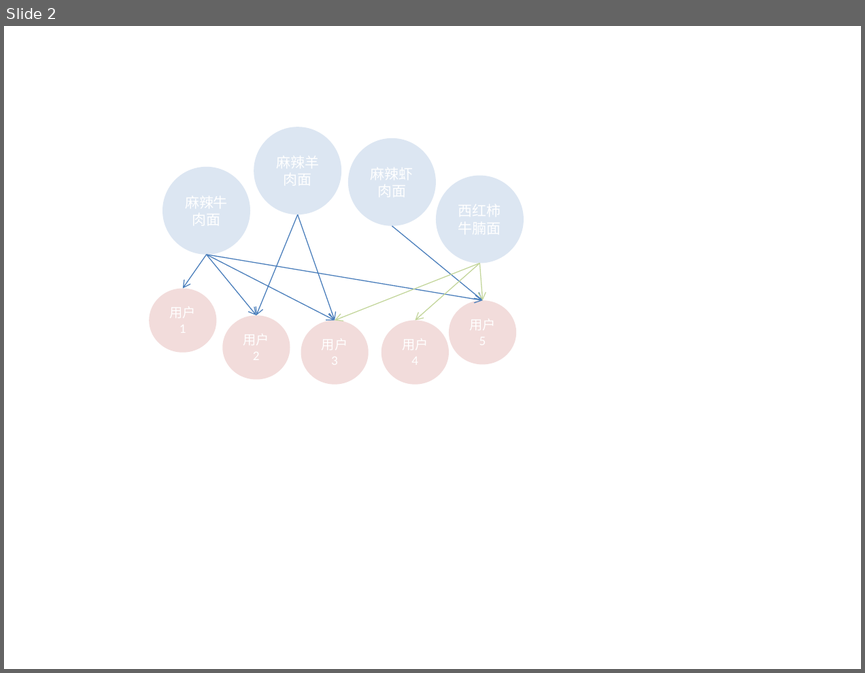
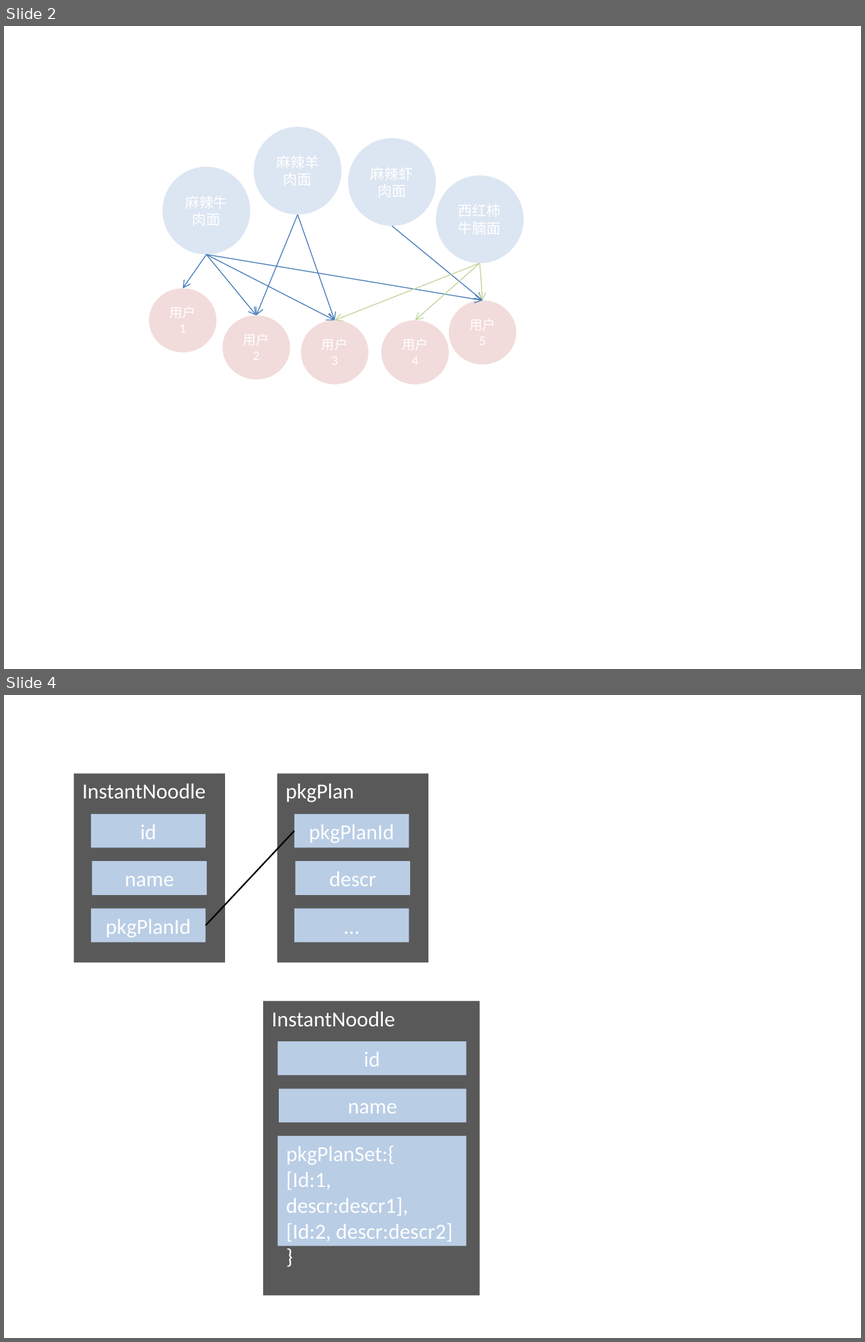
Before and after one commit to Gnnnn/Graduation-project, a slide deck: dbs/数据存储模型.pptx. Shown one above the other, each under a label of ours: slide 2 before the commit, slides 2 and 4 after it; the slides between them are not shown. The pictures are 865x673 and 865x1342 pixels, drawn with LibreOffice and Linux fonts; fonts in the diff are those of the drawing. Boxes give left, top, right and bottom in pixels: in the first picture for what was removed or moved away, otherwise in the second. Text is boxed around its words. In the diff, an @@ line names an element or a change of style, - is before the commit and + after.

```diff
--- a/dbs/数据存储模型.pptx
+++ b/dbs/数据存储模型.pptx
@@ slide 4 added at (4, 695, 861, 1338), background #FFFFFF @@
@@ rectangle added at (74, 774, 225, 962), fill #595959, 18 pt, text #FFFFFF @@
+InstantNoodle
@@ rectangle added at (277, 774, 428, 962), fill #595959, 18 pt, text #FFFFFF @@
+pkgPlan
@@ rectangle added at (90, 814, 205, 847), fill #B9CDE5, 18 pt, text #FFFFFF @@
+id
@@ rectangle added at (294, 814, 409, 847), fill #B9CDE5, 18 pt, text #FFFFFF @@
+pkgPlanId
@@ line added from (205, 926) to (294, 830), #000000 1.25 pt @@
@@ rectangle added at (92, 861, 207, 895), fill #B9CDE5, 18 pt, text #FFFFFF @@
+name
@@ rectangle added at (295, 861, 410, 895), fill #B9CDE5, 18 pt, text #FFFFFF @@
+descr
@@ rectangle added at (90, 909, 205, 942), fill #B9CDE5, 18 pt, text #FFFFFF @@
+pkgPlanId
@@ rectangle added at (294, 909, 409, 942), fill #B9CDE5, 18 pt, text #FFFFFF @@
+…
@@ rectangle added at (264, 1001, 481, 1295), fill #595959, 18 pt, text #FFFFFF @@
+InstantNoodle
@@ rectangle added at (277, 1041, 466, 1074), fill #B9CDE5, 18 pt, text #FFFFFF @@
+id
@@ rectangle added at (279, 1088, 466, 1121), fill #B9CDE5, 18 pt, text #FFFFFF @@
+name
@@ rectangle added at (277, 1136, 466, 1245), fill #B9CDE5, 18 pt, text #FFFFFF @@
+pkgPlanSet:{
+[Id:1, descr:descr1],
+[Id:2, descr:descr2]
+}
```
Also in this commit, not shown: 1 other slide added, 2 slides removed, 13 other files.
